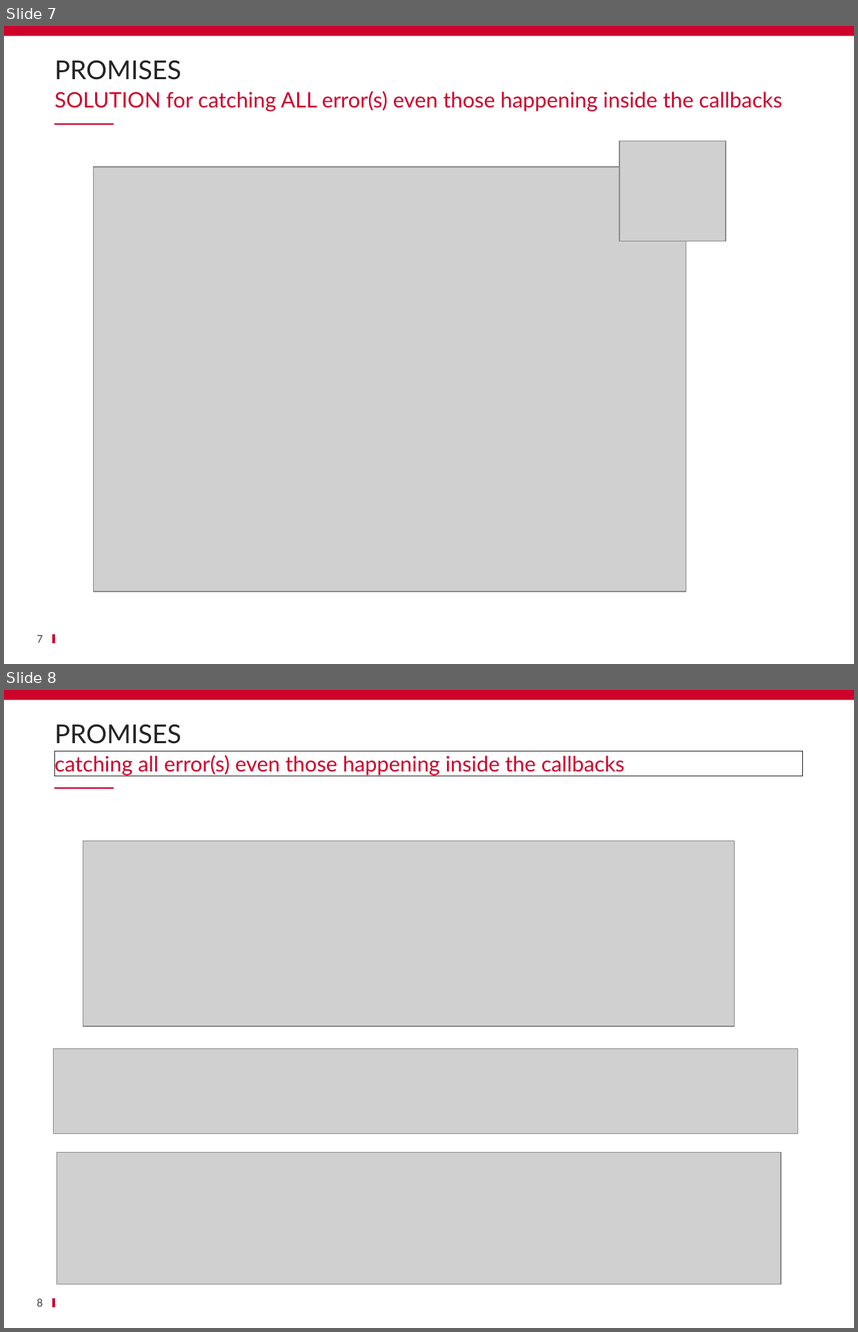
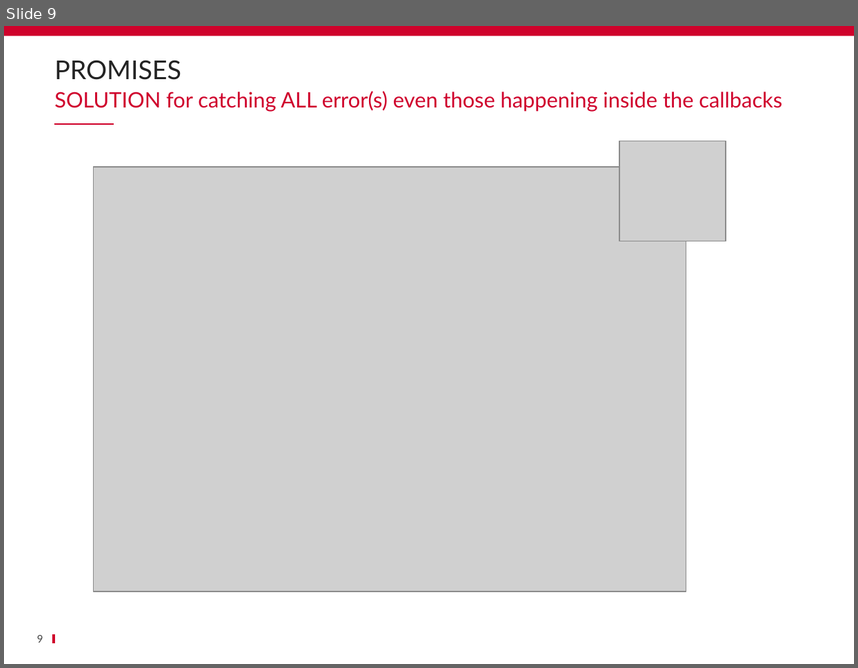
Before and after one commit to schassande/formation-angularjs1, a slide deck: Jour2/08 Promesses/08_Promesses.pptx. Shown one above the other, each under a label of ours: slides 7 and 8 before the commit, slide 9 after it. The pictures are 858x1332 and 858x668 pixels, drawn with LibreOffice and Linux fonts; fonts in the diff are those of the drawing; grey boxes stand for pictures; background and template pictures are left out. Boxes give left, top, right and bottom in pixels: in the first picture for what was removed or moved away, otherwise in the second. Text is boxed around its words. In the diff, an @@ line names an element or a change of style, - is before the commit and + after.

```diff
--- a/Jour2/08 Promesses/08_Promesses.pptx
+++ b/Jour2/08 Promesses/08_Promesses.pptx
@@ slide 8 removed at (4,690,854,1328), background #FFFFFF; not listed: 3 template elements that a slide beside it also shows @@
@@ title removed at (54,724,181,744) @@
-PROMISES
@@ text removed at (55,751,803,777) @@
-catching all error(s) even those happening inside the callbacks
@@ picture removed at (83,840,734,1026) @@
@@ picture removed at (53,1048,798,1133) @@
@@ picture removed at (56,1152,781,1283) @@
@@ page number removed at (37,1298,43,1306) @@
-8
@@ what was slide 7 is now slide 9 @@
@@ page number at (37,635,43,642): text changed @@
-7
+9
```
Also in this commit, not shown: 3 slides changed, 2 slides added, 6 other files.
